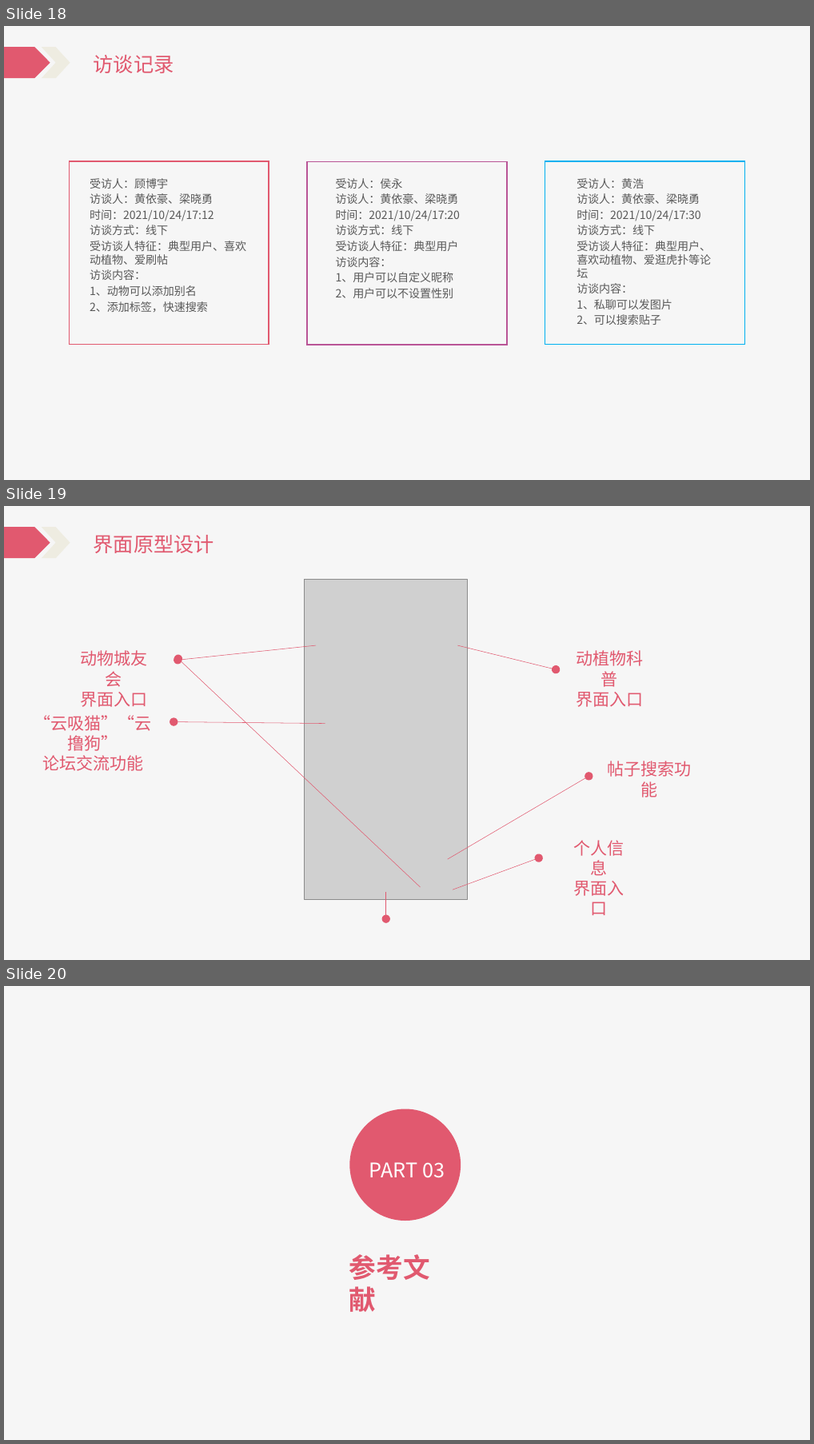
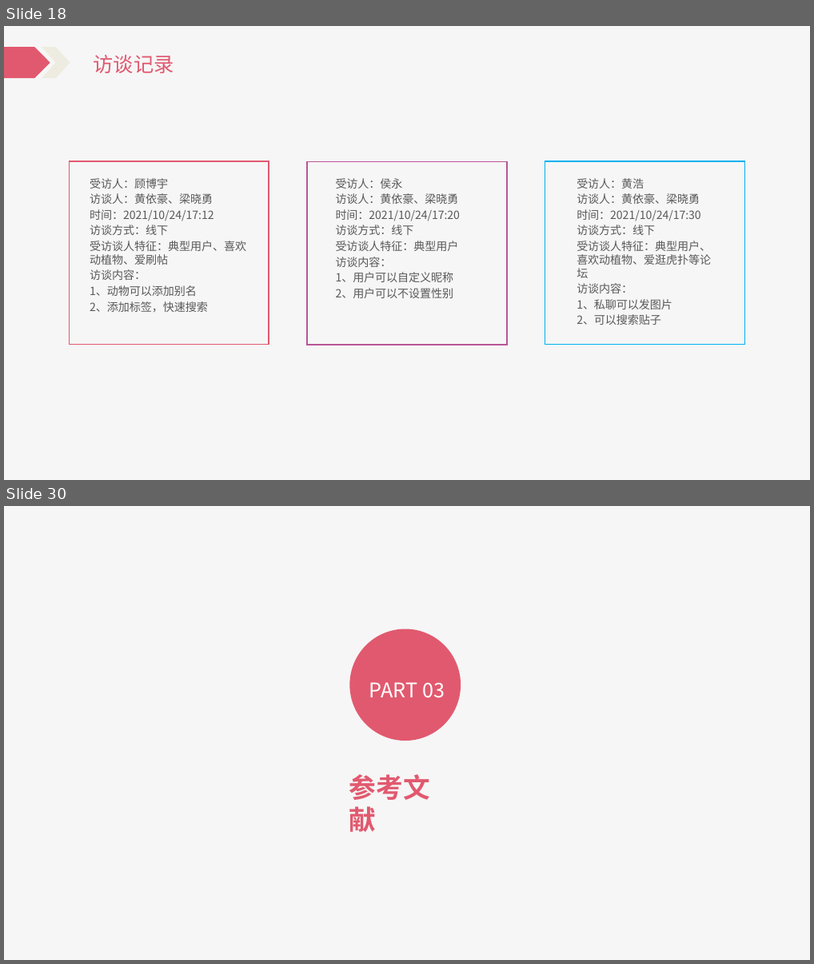
Before and after one commit to Katashixz/ZUCCbiosphere, a slide deck: 软件需求规格说明/SE2021-G005-软件需求说明.pptx. Shown one above the other, each under a label of ours: slides 18, 19 and 20 before the commit, slides 18 and 30 after it; the slides between them are not shown. The pictures are 814x1444 and 814x964 pixels, drawn with LibreOffice and Linux fonts; fonts in the diff are those of the drawing; grey boxes stand for pictures. Boxes give left, top, right and bottom in pixels: in the first picture for what was removed or moved away, otherwise in the second. Text is boxed around its words. In the diff, an @@ line names an element or a change of style, - is before the commit and + after.

```diff
--- a/软件需求规格说明/SE2021-G005-软件需求说明.pptx
+++ b/软件需求规格说明/SE2021-G005-软件需求说明.pptx
@@ slide 19 removed at box(4, 506, 810, 960), background #FFFFFF; not listed: 3 template elements that a slide beside it also shows @@
@@ rectangle removed at box(82, 524, 178, 556) @@
@@ text removed at box(91, 535, 172, 553) @@
-项目介绍
@@ text removed at box(94, 535, 214, 553) @@
-界面原型设计
@@ picture removed at box(305, 579, 468, 900) @@
@@ arrow removed from (316, 645) to (178, 660) @@
@@ arrow removed from (458, 645) to (556, 669) @@
@@ text removed at box(80, 650, 147, 707) @@
-动物城友会
-界面入口
@@ arrow removed from (421, 887) to (178, 659) @@
@@ text removed at box(576, 650, 643, 707) @@
-动植物科普
-界面入口
@@ text removed at box(34, 715, 152, 771) @@
-“云吸猫”“云撸狗”
-论坛交流功能
@@ arrow removed from (326, 723) to (174, 722) @@
@@ text removed at box(607, 760, 691, 797) @@
-帖子搜索功能
@@ arrow removed from (448, 860) to (589, 776) @@
@@ text removed at box(574, 840, 625, 915) @@
-个人信息
-界面入口
@@ arrow removed from (453, 889) to (539, 857) @@
@@ arrow removed from (386, 892) to (386, 919) @@
@@ what was slide 20 is now slide 30 @@
```
Also in this commit, not shown: 1 slide changed, 11 slides added, 4 other files.
